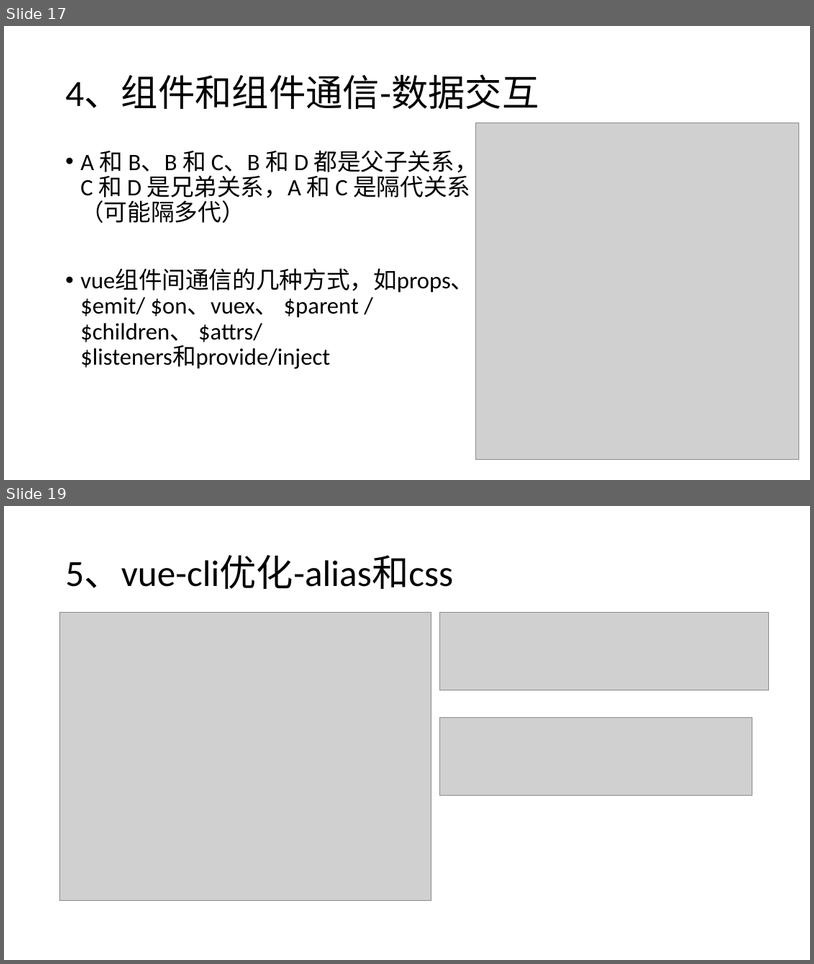
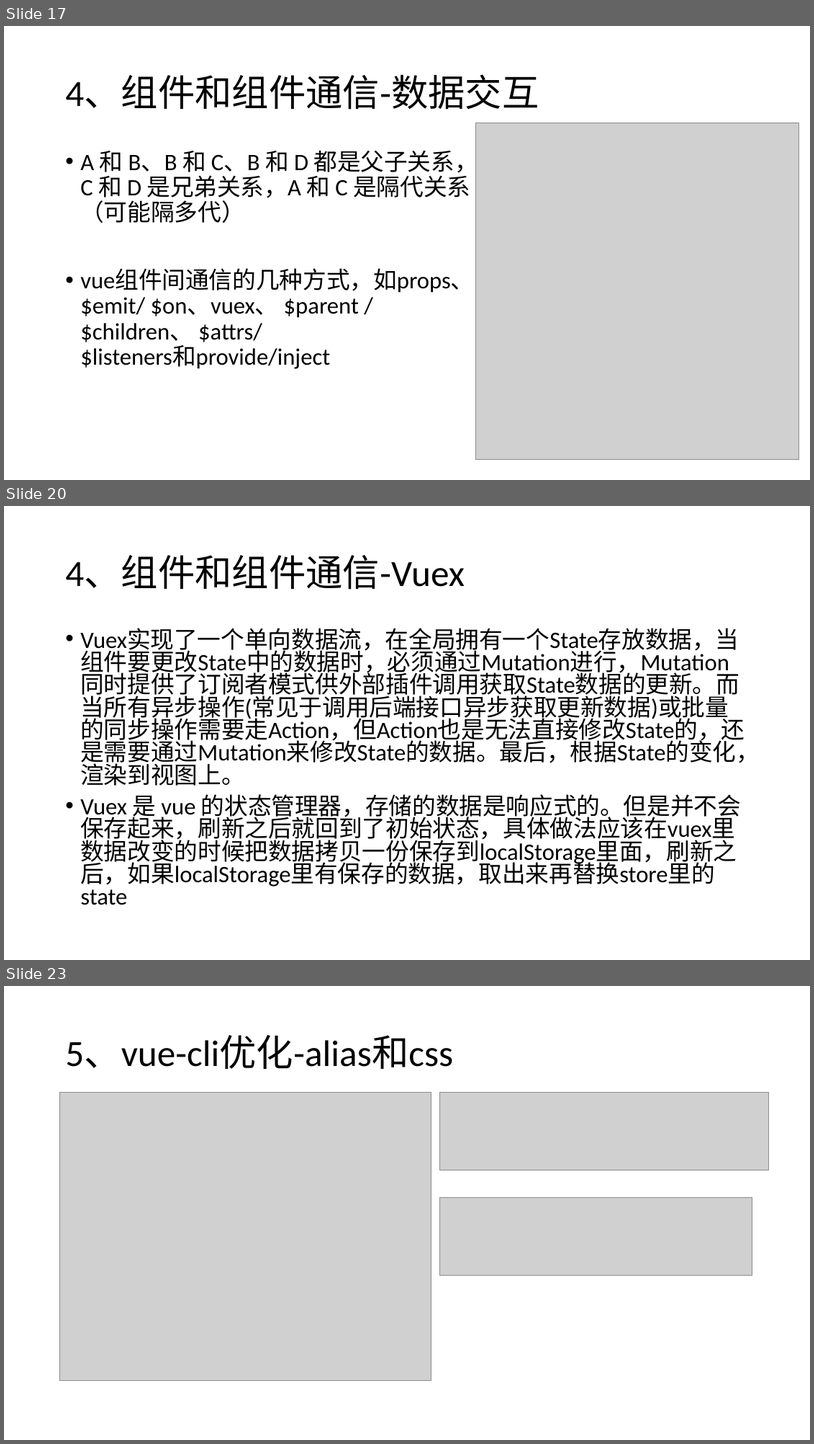
Before and after one commit to liwenxin-jam/vuecli3-starter, a slide deck: doc/vue.pptx. Shown one above the other, each under a label of ours: slides 17 and 19 before the commit, slides 17, 20 and 23 after it; the slides between them are not shown. The pictures are 814x964 and 814x1444 pixels, drawn with LibreOffice and Linux fonts; fonts in the diff are those of the drawing; grey boxes stand for pictures. Boxes give left, top, right and bottom in pixels: in the first picture for what was removed or moved away, otherwise in the second. Text is boxed around its words. In the diff, an @@ line names an element or a change of style, - is before the commit and + after.

```diff
--- a/doc/vue.pptx
+++ b/doc/vue.pptx
@@ slide 20 added at (4,506,810,960), background #FFFFFF @@
@@ title added at (65,555,465,590), 44 pt, text #000000 @@
+4、组件和组件通信-Vuex
@@ text added at (80,628,760,886), 28 pt, text #000000 @@
+• Vuex实现了一个单向数据流，在全局拥有一个State存放数据，当组件要更改State中的数据时，必须通过Mutation进行，Mutation同时提供了订阅者模式供外部插件调用获取State数据的更新。而当所有异步操作(常见于调用后端接口异步获取更新数据)或批量的同步操作需要走Action，但Action也是无法直接修改State的，还是需要通过Mutation来修改State的数据。最后，根据State的变化，渲染到视图上。
+• Vuex 是 vue 的状态管理器，存储的数据是响应式的。但是并不会保存起来，刷新之后就回到了初始状态，具体做法应该在vuex里数据改变的时候把数据拷贝一份保存到localStorage里面，刷新之后，如果localStorage里有保存的数据，取出来再替换store里的state
@@ what was slide 19 is now slide 23 @@
```
Also in this commit, not shown: 3 slides changed, 4 other slides added, 5 other files.
